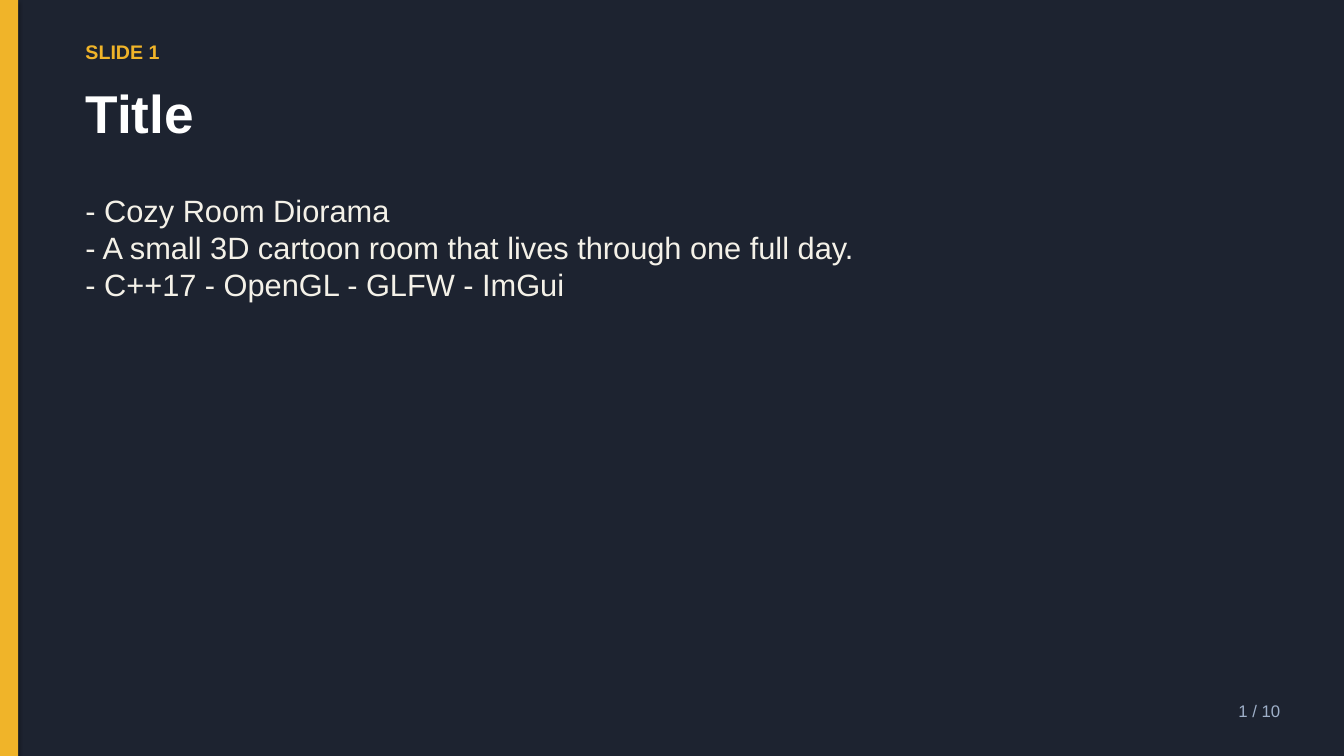
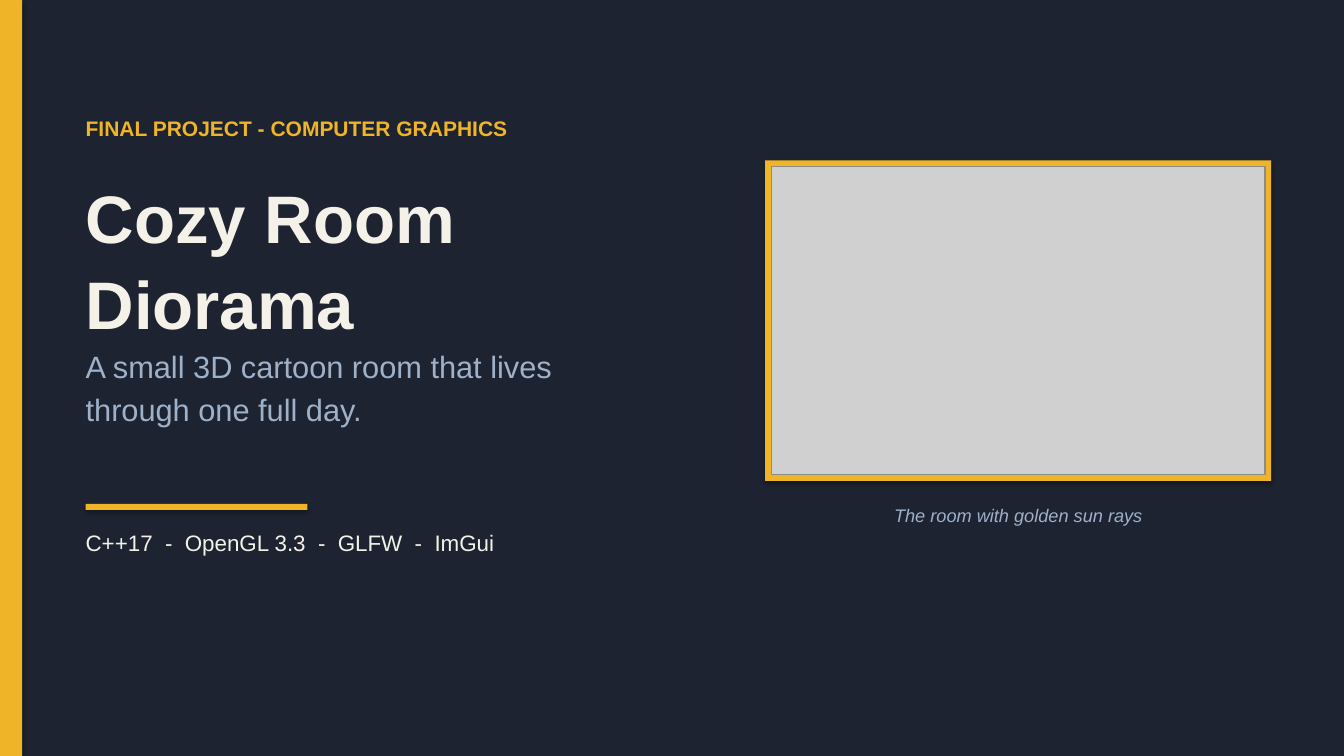
Before and after one commit to Sierra07-w/cgf_final, a slide deck: slide 1 of PRESENTATION.pptx. Drawn at 1344x756 pixels with LibreOffice and Linux fonts; fonts in the diff are those of the drawing; grey boxes stand for pictures. Boxes give left, top, right and bottom in pixels: in the first picture for what was removed or moved away, otherwise in the second. Text is boxed around its words. In the diff, an @@ line names an element or a change of style, - is before the commit and + after.

```diff
--- a/PRESENTATION.pptx
+++ b/PRESENTATION.pptx
@@ rectangle: place and size @@
-rectangle at bbox=[0, 0, 18, 756]
+rectangle at bbox=[0, 0, 22, 756]
@@ text removed at bbox=[85, 45, 160, 59] @@
-SLIDE 1
@@ text removed at bbox=[85, 94, 193, 134] @@
-Title
@@ text added at bbox=[86, 121, 507, 136], 15 pt, text #F0B429, bold @@
+FINAL PROJECT - COMPUTER GRAPHICS
@@ rectangle added at bbox=[765, 160, 1271, 481], fill #F0B429 @@
@@ picture added at bbox=[771, 166, 1265, 475] @@
@@ text added at bbox=[86, 196, 455, 330], 48 pt, text #F4F1E8, bold @@
+Cozy Room
+Diorama
@@ text at bbox=[86, 355, 552, 426]: text changed; text colour #F4F1E8 to #9FB0C9 @@
-- Cozy Room Diorama
-- A small 3D cartoon room that lives through one full day.
-- C++17 - OpenGL - GLFW - ImGui
+A small 3D cartoon room that lives
+through one full day.
@@ rectangle added at bbox=[86, 504, 308, 510], fill #F0B429 @@
@@ text added at bbox=[894, 509, 1142, 526], 13 pt, text #9FB0C9, italic @@
+The room with golden sun rays
@@ text added at bbox=[86, 534, 495, 556], 16 pt, text #F4F1E8 @@
+C++17 - OpenGL 3.3 - GLFW - ImGui
@@ text removed at bbox=[1238, 705, 1281, 717] @@
-1 / 10
```
Also in this commit, not shown: 2 other slides changed, 11 slides added, 7 slides removed, 1 other file.
